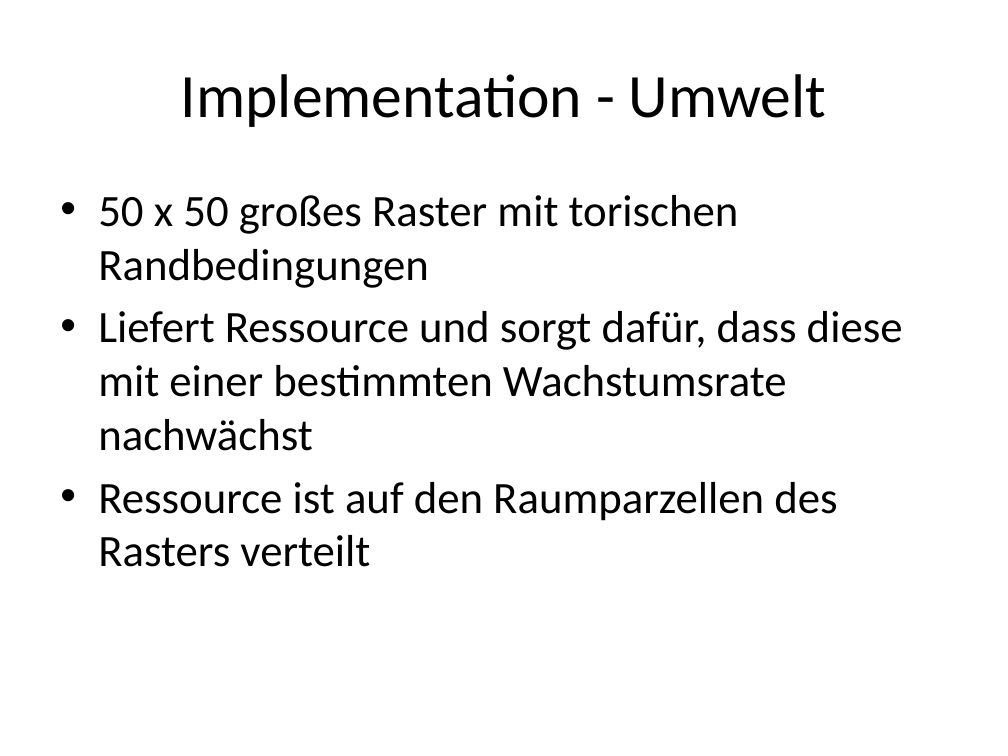
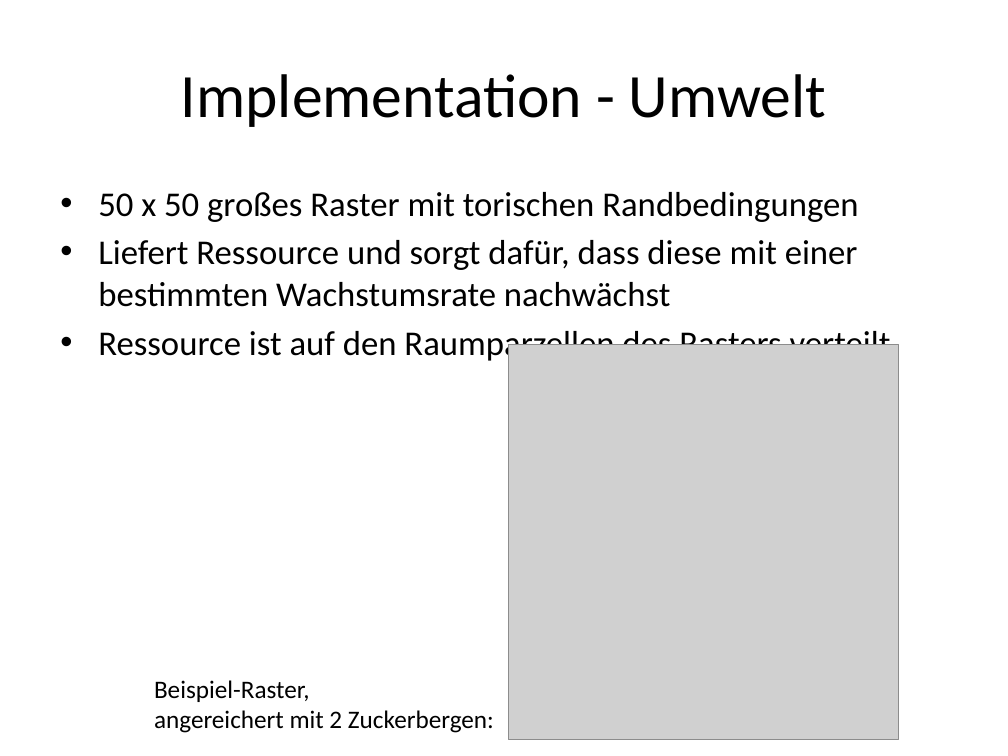
Before and after one commit to wsmirnow/Sugarscape, a slide deck: slide 5 of Presentation/Presentation.pptx. Drawn at 1008x756 pixels with LibreOffice and Linux fonts; fonts in the diff are those of the drawing; grey boxes stand for pictures. Boxes give left, top, right and bottom in pixels: in the first picture for what was removed or moved away, otherwise in the second. Text is boxed around its words. In the diff, an @@ line names an element or a change of style, - is before the commit and + after.

```diff
--- a/Presentation/Presentation.pptx
+++ b/Presentation/Presentation.pptx
@@ text "50 x 50 großes Raster ..." at (98, 192, 891, 363): size 32 to 24.8 pt; less space between paragraphs @@
@@ picture added at (508, 344, 899, 739) @@
@@ text added at (154, 680, 494, 733), 18 pt, text #000000 @@
+Beispiel-Raster,
+angereichert mit 2 Zuckerbergen:
```
Also in this commit, not shown: 6 other slides changed, 2 other files.
